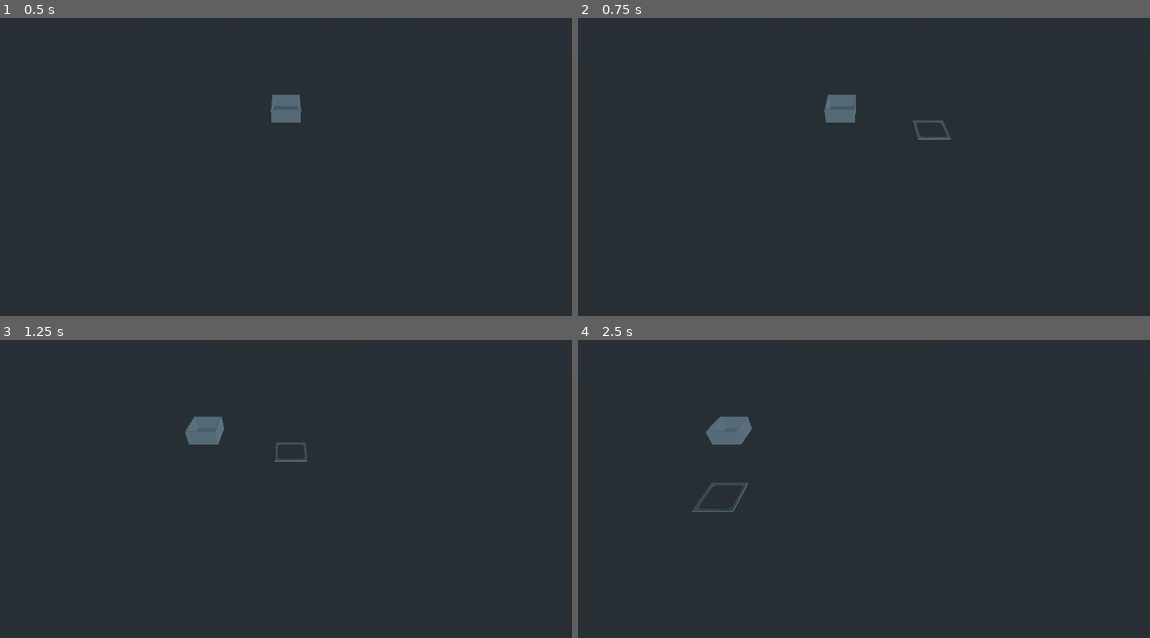
Above: before the commit, frames 1-4 (two rows, left to right).
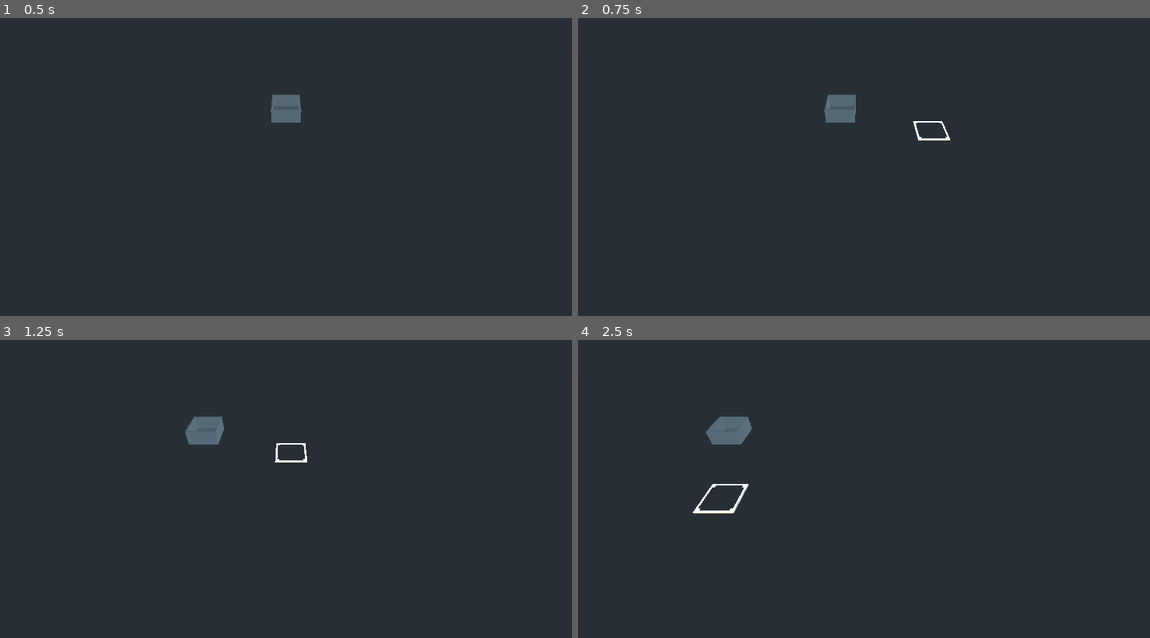
Above: after the commit, the same moments.

Repository: newnoiseworks/TowerStory
Game: Godot game, scene res://Scenes/building/building.tscn
The game is run twice, just before and just after one commit, with the same random seed, the same clock (stepped at 60 frames per second) and the same inputs. Before the commit the project starts from res://Scenes/Prototype.tscn.
Inputs (mouse positions are in pixels of both pictures, inside the frame that each line leads up to):
- Up to frame 1 (0.5 s): no input
- Up to frame 2 (0.75 s): tap Enter at 0.5 s; move the mouse to (989, 140) at 0.52 s; press the mouse at (989, 140) at 0.53 s; hold D (move_right) from 0.53 s (still down)
- Up to frame 3 (1.25 s): keep holding D (move_right)
- Up to frame 4 (2.5 s): release D (move_right) at 1.25 s; release the mouse at (989, 462) at 1.25 s; drag from (749, 491) to (835, 542) at 1.27 s; tap Space at 2 s; move the mouse to (921, 405) at 2.02 s; hold D (move_right) from 2.03 s (still down); tap Alt at 2.1 s; click (921, 405) at 2.17 s

Frame 1 is identical in both runs. In frame 2, 0.2% of the frame differs, in the area x 58-66%, y 34-42%; in frame 3, 0.1%; in frame 4, 0.3%, in the area x 19-30%, y 47-59%.

Commit message:
the great rename

Diff:
--- a/Scenes/Prototype.tscn
+++ /dev/null
@@ -1,21 +0,0 @@
-[gd_scene load_steps=5 format=2]
-
-[ext_resource path="res://scenes/prototype.gd" type="Script" id=1]
-[ext_resource path="res://scenes/camera_gimbal.tscn" type="PackedScene" id=2]
-[ext_resource path="res://from_blender/mouse_select.glb" type="PackedScene" id=3]
-[ext_resource path="res://scenes/floor.tscn" type="PackedScene" id=4]
-
-[node name="prototype" type="Spatial"]
-script = ExtResource( 1 )
-__meta__ = {
-"_editor_description_": ""
-}
-
-[node name="camera_gimbal" parent="." instance=ExtResource( 2 )]
-
-[node name="mouse_select" parent="." instance=ExtResource( 3 )]
-transform = Transform( 1, 0, 0, 0, 1, 0, 0, 0, 1, -20000, 0.1, -2 )
-
-[node name="floor" parent="." instance=ExtResource( 4 )]
-
-[connection signal="input_event" from="floor" to="." method="_on_floor_input_event"]
--- /dev/null
+++ b/Scenes/building/building.gd
@@ -0,0 +1,6 @@
+extends Spatial
+
+onready var first_floor = find_node("floor")
+
+func _ready():
+	first_floor.draw_floor()
--- /dev/null
+++ b/Scenes/building/building.tscn
@@ -0,0 +1,18 @@
+[gd_scene load_steps=5 format=2]
+
+[ext_resource path="res://scenes/floor/floor.tscn" type="PackedScene" id=1]
+[ext_resource path="res://scenes/camera_gimbal.tscn" type="PackedScene" id=2]
+[ext_resource path="res://scenes/mouse_select.tscn" type="PackedScene" id=3]
+[ext_resource path="res://scenes/building/building.gd" type="Script" id=4]
+
+[node name="building" type="Spatial"]
+script = ExtResource( 4 )
+__meta__ = {
+"_editor_description_": ""
+}
+
+[node name="camera_gimbal" parent="." instance=ExtResource( 2 )]
+
+[node name="floor" parent="." instance=ExtResource( 1 )]
+
+[node name="mouse_select" parent="." instance=ExtResource( 3 )]
--- a/Scenes/bottom_floor_piece.tscn
+++ b/Scenes/floor/bottom_floor_piece.tscn
@@ -1,6 +1,6 @@
 [gd_scene load_steps=4 format=2]
 
-[ext_resource path="res://scenes/bottom_floor_piece.gd" type="Script" id=1]
+[ext_resource path="res://scenes/floor/bottom_floor_piece.gd" type="Script" id=1]
 [ext_resource path="res://from_blender/bottom_floor_piece.glb" type="PackedScene" id=2]
 [ext_resource path="res://scenes/wall.tscn" type="PackedScene" id=3]
 
--- a/Scenes/Prototype.gd
+++ b/Scenes/floor/floor.gd
@@ -13,8 +13,8 @@
 	}
 ]
 
-onready var mouse_select: Spatial = find_node("mouse_select")
-onready var floor_piece_packed = preload("res://scenes/bottom_floor_piece.tscn")
+onready var mouse_select: Spatial = get_parent().find_node("mouse_select")
+onready var floor_piece_packed = preload("res://scenes/floor/bottom_floor_piece.tscn")
 onready var floor_data = tower_data[0]
 
 enum SIDE {
@@ -22,10 +22,10 @@
 }
 
 
-func _ready():
+func draw_floor():
 	for x in floor_data:
 		for z in floor_data[x]:
-			_add_floor_piece_at(global_transform.origin + Vector3(x, 0, z), true)
+			_add_floor_piece_at(get_parent().global_transform.origin + Vector3(x, 0, z), true)
 
 	for x in floor_data:
 		for z in floor_data[x]:
@@ -56,7 +56,7 @@
 
 
 func _add_floor_piece_at(global_target: Vector3, startup: bool = false):
-	var target = global_transform.origin + global_target
+	var target = get_parent().global_transform.origin + global_target
 
 	var x = int(target.x)
 	var z = int(target.z)
@@ -72,18 +72,18 @@
 		"object": floor_piece
 	}
 
-	add_child(floor_piece)
+	get_parent().add_child(floor_piece)
 
 	floor_piece.global_transform.origin = target
 
 	_add_wall_to_piece_at_edges(x, z)
 
 	if !startup:
-		_add_edges_to_surrouding_pieces(x, z)
+		_add_edges_to_surrounding_pieces(x, z)
 
 
 func _remove_floor_piece_at(global_target: Vector3):
-	var target = global_transform.origin + global_target
+	var target = get_parent().global_transform.origin + global_target
 
 	var x = int(target.x)
 	var z = int(target.z)
@@ -92,10 +92,10 @@
 		floor_data[x][z]["object"].queue_free()
 		floor_data[x].erase(z)
 
-		_add_edges_to_surrouding_pieces(x, z)
-
-
-func _add_edges_to_surrouding_pieces(x: int, z: int):
+		_add_edges_to_surrounding_pieces(x, z)
+
+
+func _add_edges_to_surrounding_pieces(x: int, z: int):
 	var edges = _is_piece_an_edge(x, z)
 
 	if edges[SIDE.XUP] == 0: _add_wall_to_piece_at_edges(x+MULTIPLE, z)
--- a/Scenes/floor.tscn
+++ b/Scenes/floor/floor.tscn
@@ -1,9 +1,14 @@
-[gd_scene load_steps=2 format=2]
+[gd_scene load_steps=3 format=2]
+
+[ext_resource path="res://scenes/floor/floor.gd" type="Script" id=1]
 
 [sub_resource type="BoxShape" id=1]
 
 [node name="floor" type="Area"]
 transform = Transform( 8, 0, 0, 0, 0.1, 0, 0, 0, 8, 0, 0, 0 )
+script = ExtResource( 1 )
 
 [node name="CollisionShape" type="CollisionShape" parent="."]
 shape = SubResource( 1 )
+
+[connection signal="input_event" from="." to="." method="_on_floor_input_event"]
--- a/tests/unit/test_Prototype.gd
+++ b/Scenes/floor/test_floor.gd
@@ -15,7 +15,7 @@
 	]
 
 	func before_each():
-		var prototype_script = partial_double("res://scenes/prototype.gd")
+		var prototype_script = partial_double("res://scenes/floor.gd")
 		double_script = prototype_script.new()
 		double_script.floor_data = tower_data[0]
 
@@ -81,7 +81,7 @@
 	]
 
 	func before_each():
-		var prototype_script = partial_double("res://scenes/prototype.gd")
+		var prototype_script = partial_double("res://scenes/floor.gd")
 		double_script = prototype_script.new()
 		double_script.floor_data = tower_data[0]
 
@@ -102,7 +102,7 @@
 	var double_script
 
 	func before_each():
-		var prototype_script = partial_double("res://scenes/prototype.gd")
+		var prototype_script = partial_double("res://scenes/floor.gd")
 		double_script = prototype_script.new()
 
 
@@ -121,7 +121,7 @@
 	var double_script
 
 	func before_each():
-		var prototype_script = partial_double("res://scenes/prototype.gd")
+		var prototype_script = partial_double("res://scenes/floor.gd")
 		double_script = prototype_script.new()
 
 
@@ -161,7 +161,7 @@
 	var double_script
 
 	func before_each():
-		var prototype_script = partial_double("res://scenes/prototype.gd")
+		var prototype_script = partial_double("res://scenes/floor.gd")
 		double_script = prototype_script.new()
 
 
--- a/project.godot
+++ b/project.godot
@@ -27,7 +27,7 @@
 [application]
 
 config/name="TowerStory"
-run/main_scene="res://scenes/prototype.tscn"
+run/main_scene="res://scenes/building/building.tscn"
 config/icon="res://icon.png"
 
 [debug]
Not shown, changed: .gutconfig.json
Renamed: Scenes/bottom_floor_piece.gd -> Scenes/floor/bottom_floor_piece.gd
